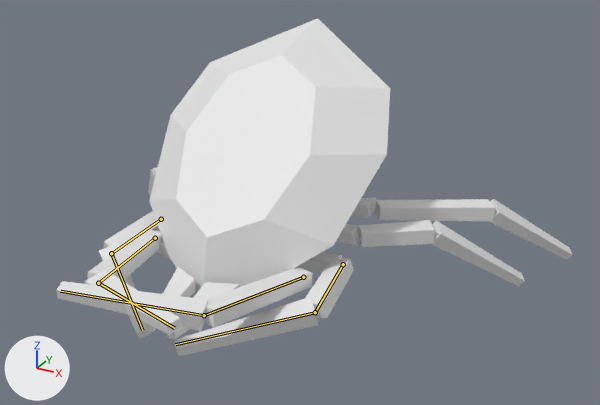
A saved change to the glTF model glb_imports/Paramite.glb.
One viewpoint serves both versions: a 50 mm camera at (4.11, -7.0, 2.7) aimed at (0.46, -0.35, -0.63). Arrows for +X, +Y and +Z are at lower left; the lights stay in place. The picture after the commit comes second. Both versions are drawn at frame 4 of the action 'bite'; the numbers are the values there. The bones that change are drawn over the model as lines.

The first picture shows 'Body', 'LeftMandible', 'LeftMiddleBackShin', 'LeftMiddleBackThigh', 'LeftMiddleFrontShin', 'LeftMiddleFrontThigh', 'LeftVeryBackShin', 'LeftVeryBackThigh', 'LeftVeryFrontShin', 'LeftVeryFrontThigh', 'RightMiddleFrontShin', 'RightMiddleFrontThigh', 'RightVeryFrontShin', 'RightVeryFrontThigh' and 2 more.
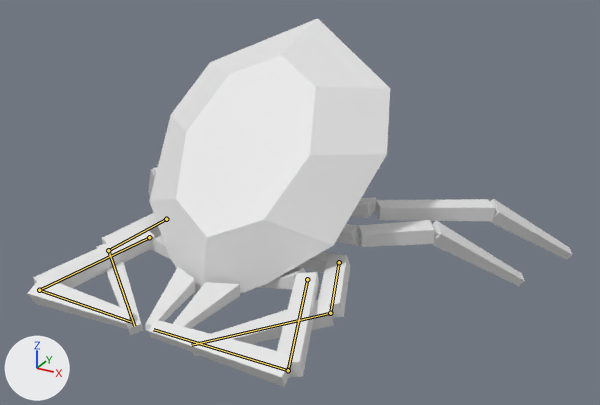
What the commit changed:
Bone 'Bone.006.L' (bone_bone_006_l) moves from (0.0, 0.02, 0.01) to (0.0, -0.04, -0.01).
Bone 'Bone.006.L' (bone_bone_006_l) turns from (87, 12, 14) to (72, 15, 10) degrees about its own x, y and z.
Bone 'Bone.007.L' (bone_bone_007_l) turns from (57, -13, -6) to (71, -9, -5) degrees about its own x, y and z.
Bone 'Bone.008.L' (bone_bone_008_l) moves from (0.0, -0.02, -0.01) to (0.0, 0.04, 0.01).
Bone 'Bone.008.L' (bone_bone_008_l) turns from (104, -7, 2) to (71, 11, 6) degrees about its own x, y and z.
Bone 'Bone.009.L' (bone_bone_009_l) turns from (57, -18, -5) to (108, -17, -10) degrees about its own x, y and z.
Bone 'Bone.006.R' (bone_bone_006_r) moves from (0.0, 0.02, 0.01) to (0.0, -0.04, -0.01).
Bone 'Bone.006.R' (bone_bone_006_r) turns from (85, -13, -18) to (72, -15, -10) degrees about its own x, y and z.
Bone 'Bone.007.R' (bone_bone_007_r) turns from (63, 18, 10) to (71, 9, 5) degrees about its own x, y and z.
Bone 'Bone.008.R' (bone_bone_008_r) moves from (0.0, -0.02, -0.01) to (0.0, 0.04, 0.01).
Bone 'Bone.008.R' (bone_bone_008_r) turns from (104, 7, -2) to (71, -11, -6) degrees about its own x, y and z.
Bone 'Bone.009.R' (bone_bone_009_r) turns from (57, 18, 5) to (108, 17, 10) degrees about its own x, y and z.

Boxes [x1, y1, x2, y2] around the edits, measured in the pictures (600 x 405 px):
'LeftVeryFrontShin', posed (35% taller): before [56, 281, 208, 331]; after [149, 319, 293, 387]
'LeftVeryFrontThigh', posed (60% narrower, 74% taller): before [204, 267, 313, 327]; after [277, 272, 320, 377]
'RightVeryFrontShin', posed (14% wider, 17% shorter): before [85, 270, 182, 335]; after [27, 276, 138, 330]
'LeftMiddleFrontShin', posed: before [175, 297, 318, 356]; after [193, 297, 334, 357]
'RightVeryFrontThigh', posed (64% wider, 17% taller): before [88, 229, 162, 281]; after [33, 227, 155, 288]
'LeftMiddleFrontThigh', posed (34% narrower): before [305, 258, 354, 318]; after [318, 255, 350, 318]
'RightMiddleFrontShin', posed (11% narrower): before [99, 243, 152, 339]; after [96, 242, 143, 335]
'RightMiddleFrontThigh', posed: before [104, 211, 160, 248]; after [102, 213, 161, 244]
'LeftMandible', unchanged, uncovered by the edit: before [167, 282, 240, 339]; after [173, 282, 240, 328]
bone 'Bone.006.L', root to tip: before (343, 264) to (315, 312); after (339, 262) to (330, 313)
bone 'Bone.007.L', root to tip: before (315, 312) to (175, 344); after (330, 313) to (191, 345)
bone 'Bone.008.L', root to tip: before (303, 277) to (204, 315); after (307, 279) to (288, 370)
bone 'Bone.009.L', root to tip: before (204, 315) to (60, 291); after (288, 370) to (153, 329)
bone 'Bone.006.R', root to tip: before (161, 219) to (111, 253); after (166, 219) to (108, 250)
bone 'Bone.007.R', root to tip: before (111, 253) to (142, 330); after (108, 250) to (134, 326)
bone 'Bone.008.R', root to tip: before (155, 238) to (98, 283); after (149, 237) to (39, 290)
bone 'Bone.009.R', root to tip: before (98, 283) to (174, 328); after (39, 290) to (131, 322)
